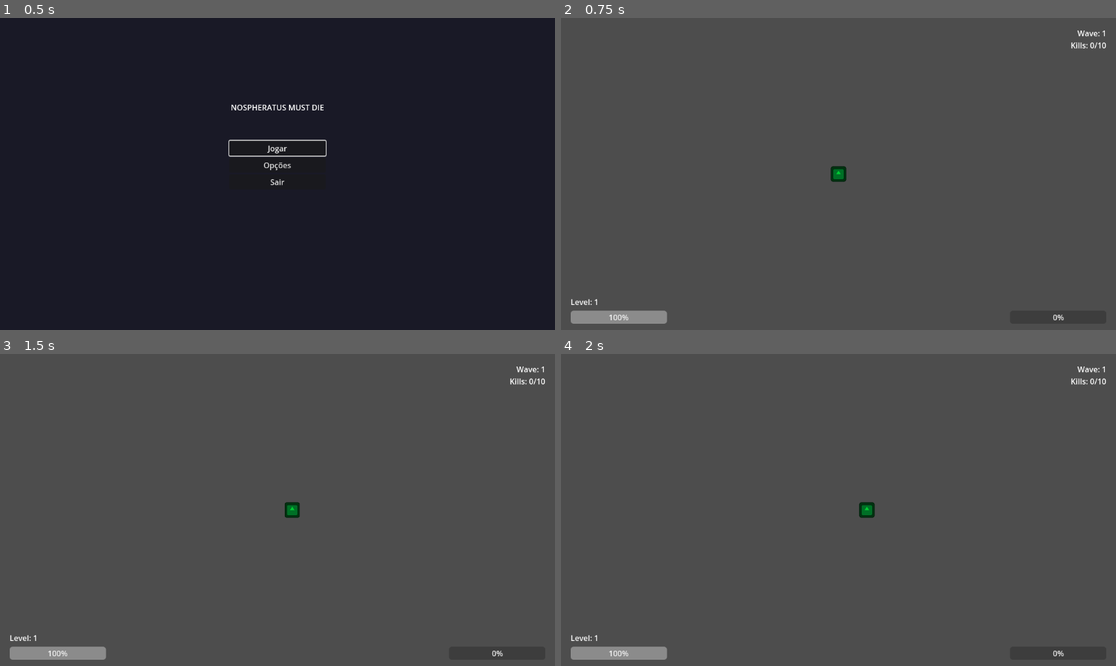
Above: before the commit, frames 1-4 (two rows, left to right).
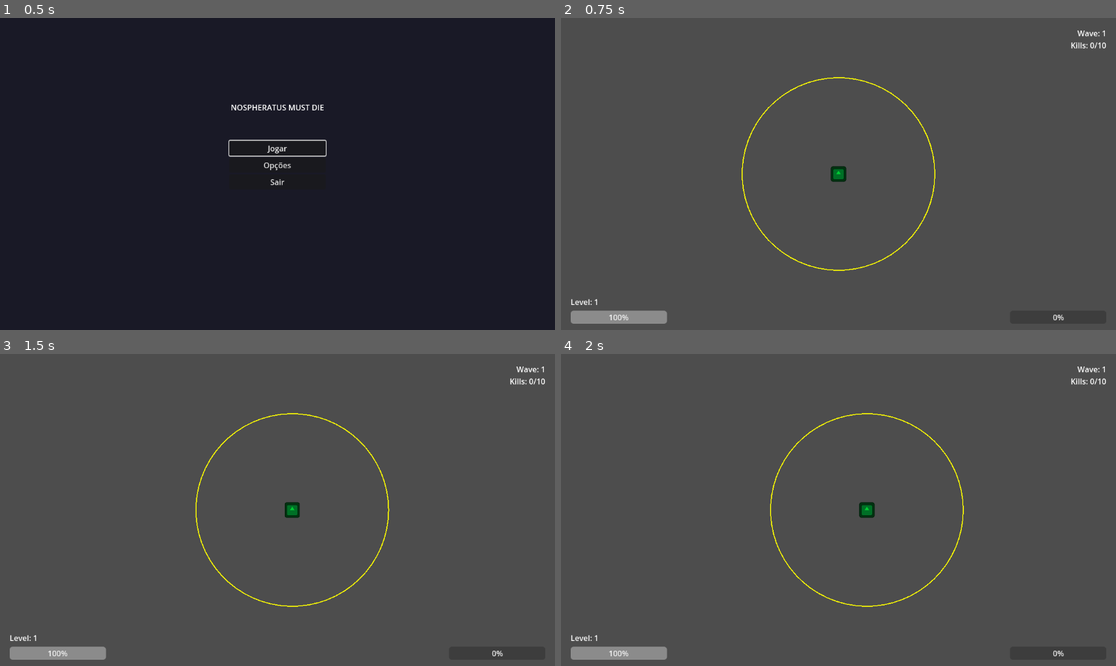
Above: after the commit, the same moments.

Repository: JohnAndante/nospheratus-must-die
Game: Godot game, scene res://scenes/MainMenu.tscn
The game is run twice, just before and just after one commit, with the same random seed, the same clock (stepped at 60 frames per second) and the same inputs. The engine's default icon, where the game draws it, is replaced by a stand-in: a white triangle on a blue panel in a dark square.
Inputs:
- Up to frame 1 (0.5 s): no input
- Up to frame 2 (0.75 s): click "Jogar" at 0.5 s
- Up to frame 3 (1.5 s): tap Enter (ui_accept) at 1.25 s; hold D (move_right) from 1.28 s (still down)
- Up to frame 4 (2 s): keep holding D (move_right); tap Enter (ui_accept) at 1.52 s

Frame 1 is identical in both runs. In frame 2, 0.5% of the frame differs, in the area x 32-68%, y 18-82%; in frame 3, 0.5%, in the area x 35-71%, y 18-82%; in frame 4, 0.5%.

Commit message:
#1 - chore: Improved detection range, added circle on debug to view it

Diff:
--- a/scripts/Player.gd
+++ b/scripts/Player.gd
@@ -9,10 +9,13 @@
 # Variáveis do jogador
 @export var speed = 200.0
 @export var max_health = 100
+
 var health = 100
 var level = 1
 var xp = 0
 var xp_to_next = 100
+
+var detection_range = 200.0  # Alcance de detecção de inimigos
 
 # Variáveis relacionadas ao movimento
 @onready var weapon_pivot = $WeaponPivot
@@ -22,8 +25,11 @@
 var weapons: Array[WeaponData] = []
 
 func _ready():
+	# Adicionar o player ao grupo para identificação
+	add_to_group("player")
+
 	health = max_health
-	weapons.append(PistolData.new()) # Começa com pistola
+	weapons.append(PistolData.new())
 
 	health_changed.emit(health, max_health)
 	level_changed.emit(level)
@@ -80,7 +86,7 @@
 	for enemy in enemies:
 		var distance = global_position.distance_to(enemy.global_position)
 
-		if distance <= max_detection_range and distance < closest_distance:
+		if distance <= detection_range and distance < closest_distance:
 			closest_distance = distance
 			closest = enemy
 
@@ -142,3 +148,8 @@
 			health_changed.emit(health, max_health)
 		"speed":
 			speed += amount
+# Debug visual - círculos de detecção
+func _draw():
+	if OS.is_debug_build():
+		# Círculo de detecção de inimigos (amarelo) - usa o detection_range
+		draw_arc(Vector2.ZERO, detection_range, 0, TAU, 64, Color.YELLOW, 2.0)
